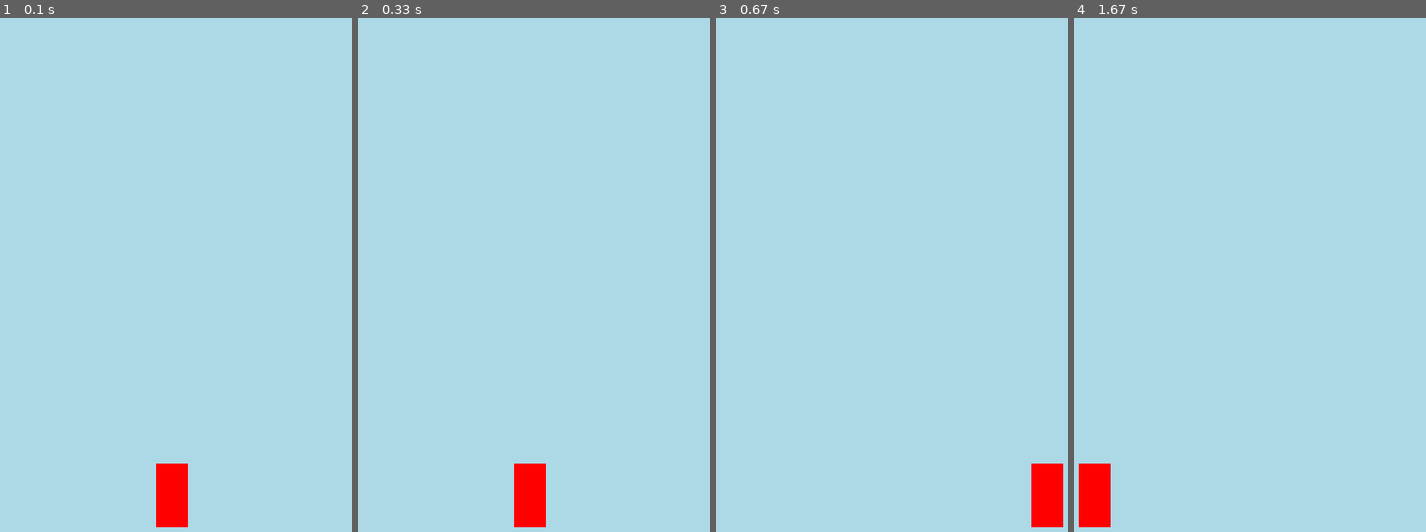
Above: before the commit, frames 1-4 (left to right).
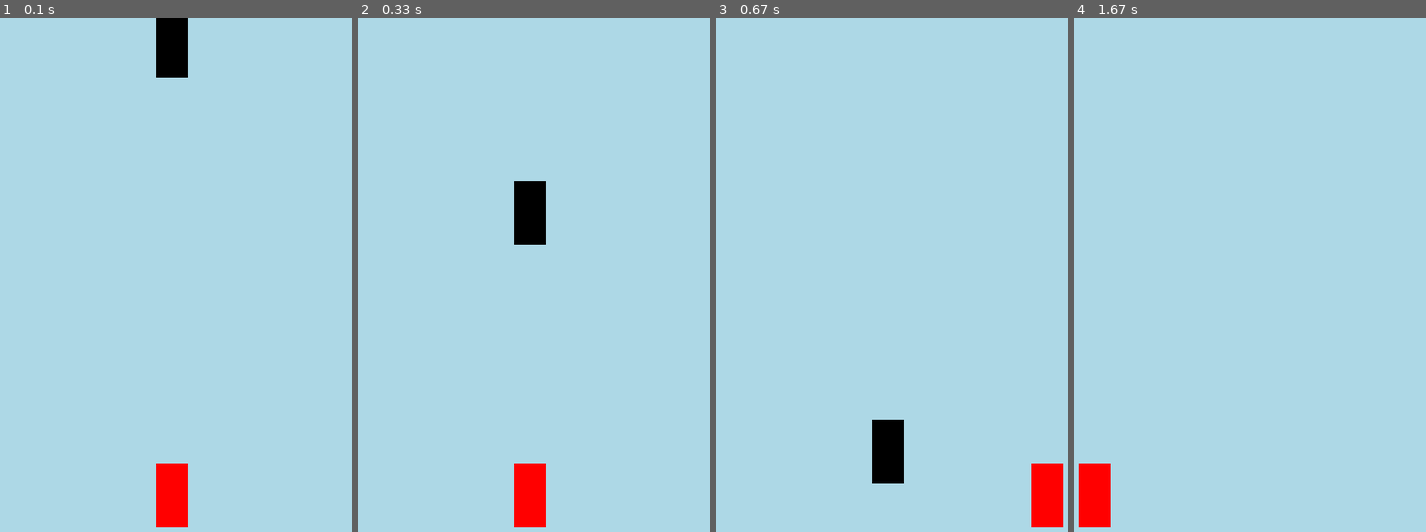
Above: after the commit, the same moments.

Repository: Yu266426/Hack-Club
Game: pygame game, started from Hack Club Tutorial/main.py
The game is run twice, just before and just after one commit, with the same random seed, the same clock (stepped at 60 frames per second) and the same inputs.
Inputs:
- Up to frame 1 (0.1 s): no input
- Up to frame 2 (0.33 s): no input
- Up to frame 3 (0.67 s): hold Right from 0.33 s (still down)
- Up to frame 4 (1.67 s): release Right at 0.8 s; hold Right 0.83-1.3 s; hold Left from 1.33 s (still down)

The runs differ from the first frame. In frame 1, 1.1% of the frame differs, in the area x 44-54%, y 0-12%; in frame 2, 1.1%, in the area x 44-54%, y 31-45%; in frame 3, 1.1%; in frame 4, nothing differs.

Commit message:
Objects Meeting

Diff:
--- /dev/null
+++ b/Hack Club Tutorial/box.py
@@ -0,0 +1,17 @@
+import pygame
+
+
+class Box:
+	def __init__(self):
+		self.speed = 15
+
+		self.image = pygame.Surface((40, 80))
+		self.image.fill("black")
+
+		self.rect = self.image.get_rect(midbottom=(250, 0))
+
+	def update(self):
+		self.rect.y += self.speed
+
+	def draw(self, surface):
+		surface.blit(self.image, self.rect)
--- a/Hack Club Tutorial/main.py
+++ b/Hack Club Tutorial/main.py
@@ -1,13 +1,16 @@
 import pygame
 
-import player
+from box import Box
+from player import Player
 
 pygame.init()  # Initializes pygame
 
 window = pygame.display.set_mode((500, 800))
 clock = pygame.time.Clock()
 
-player = player.Player((250, 600))
+player = Player((250, 600))
+
+box = Box()
 
 # Game loop
 is_running = True
@@ -23,9 +26,11 @@
 				is_running = False
 
 	player.update()
+	box.update()
 
 	window.fill("light blue")  # Make the background blue
 
+	box.draw(window)
 	player.draw(window)
 
 	pygame.display.update()  # Update our display to show changes
Not shown, changed: .DS_Store
